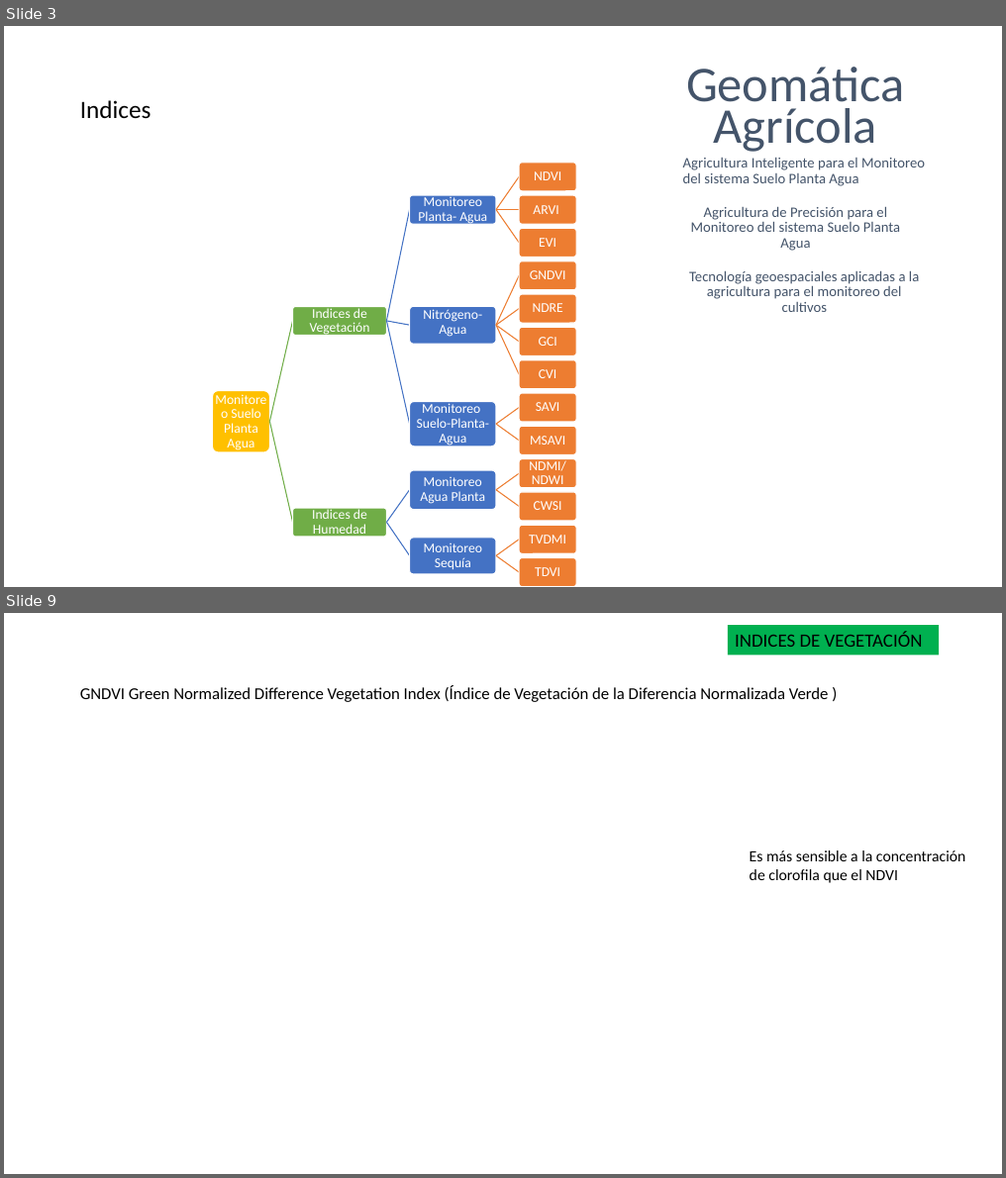
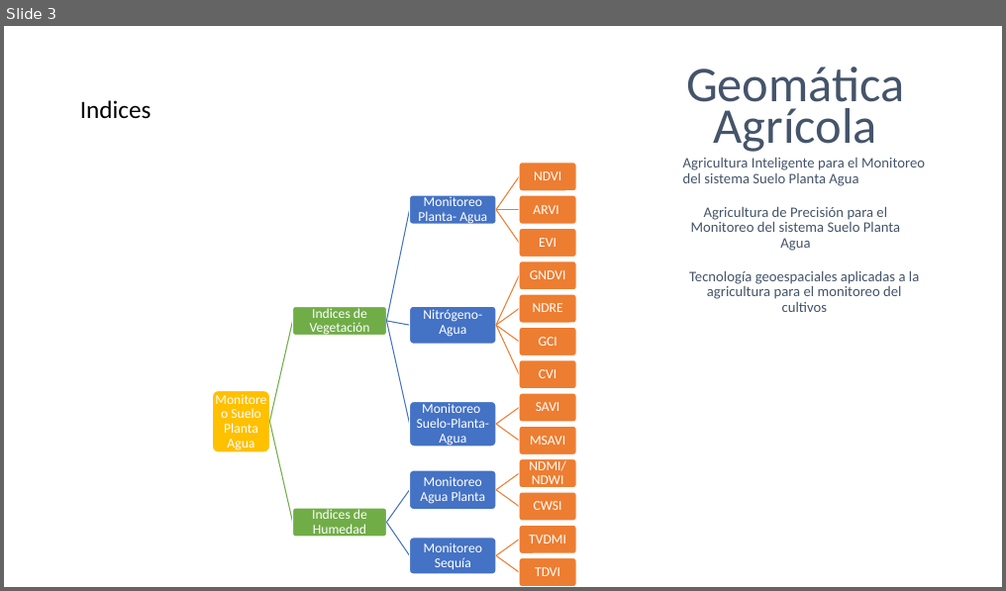
Before and after one commit to Sud-Austral/DATA-AGRO, a slide deck: Diseño/Chile/Geomática Agrícola_app.pptx. Shown one above the other, each under a label of ours: slides 3 and 9 before the commit, slide 3 after it; the slides between them are not shown. The pictures are 1006x1178 and 1006x591 pixels, drawn with LibreOffice and Linux fonts; fonts in the diff are those of the drawing; grey boxes stand for pictures. Boxes give left, top, right and bottom in pixels: in the first picture for what was removed or moved away, otherwise in the second. Text is boxed around its words. In the diff, an @@ line names an element or a change of style, - is before the commit and + after.

```diff
--- a/Diseño/Chile/Geomática Agrícola_app.pptx
+++ b/Diseño/Chile/Geomática Agrícola_app.pptx
@@ slide 9 removed at (x1=4, y1=613, x2=1002, y2=1174), background #FFFFFF @@
@@ rectangle removed at (x1=728, y1=625, x2=939, y2=655) @@
-INDICES DE VEGETACIÓN
@@ title removed at (x1=80, y1=685, x2=829, y2=702) @@
-GNDVI Green Normalized Difference Vegetation Index (Índice de Vegetación de la Diferencia Normalizada Verde )
@@ text removed at (x1=749, y1=851, x2=965, y2=883) @@
-Es más sensible a la concentración de clorofila que el NDVI
```
Also in this commit, not shown: 4 slides changed, 12 slides added, 1 other slide removed, 5 other files.
